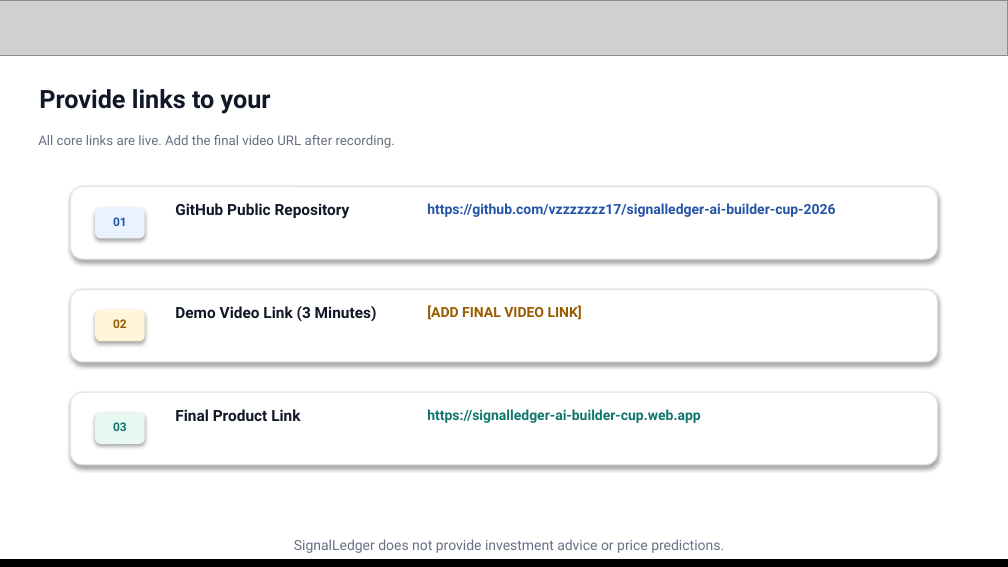
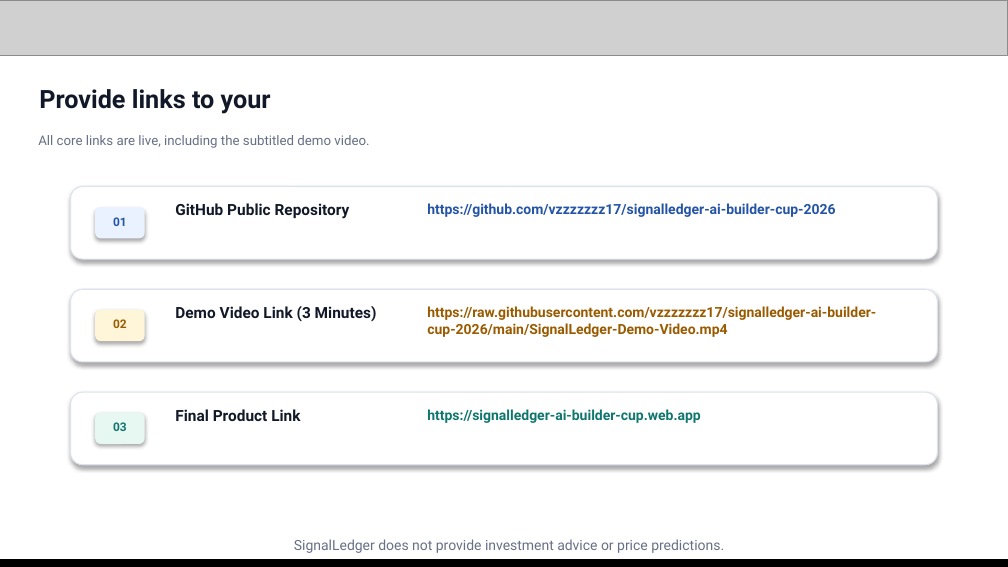
Before and after one commit to vzzzzzzz17/signalledger-ai-builder-cup-2026, a slide deck: slide 13 of SignalLedger-Official-Submission-Template.pptx. Drawn at 1008x567 pixels with LibreOffice and Linux fonts; fonts in the diff are those of the drawing; grey boxes stand for pictures. Boxes give left, top, right and bottom in pixels: in the first picture for what was removed or moved away, otherwise in the second. Text is boxed around its words. In the diff, an @@ line names an element or a change of style, - is before the commit and + after.

Commit message:
Link official deck to demo video

```diff
--- a/SignalLedger-Official-Submission-Template.pptx
+++ b/SignalLedger-Official-Submission-Template.pptx
@@ text at <box>38,135,369,148</box>: text changed @@
-All core links are live. Add the final video URL after recording.
+All core links are live, including the subtitled demo video.
@@ text at <box>427,306,876,337</box>: text changed @@
-[ADD FINAL VIDEO LINK]
+https://raw.githubusercontent.com/vzzzzzzz17/signalledger-ai-builder-cup-2026/main/SignalLedger-Demo-Video.mp4
```
